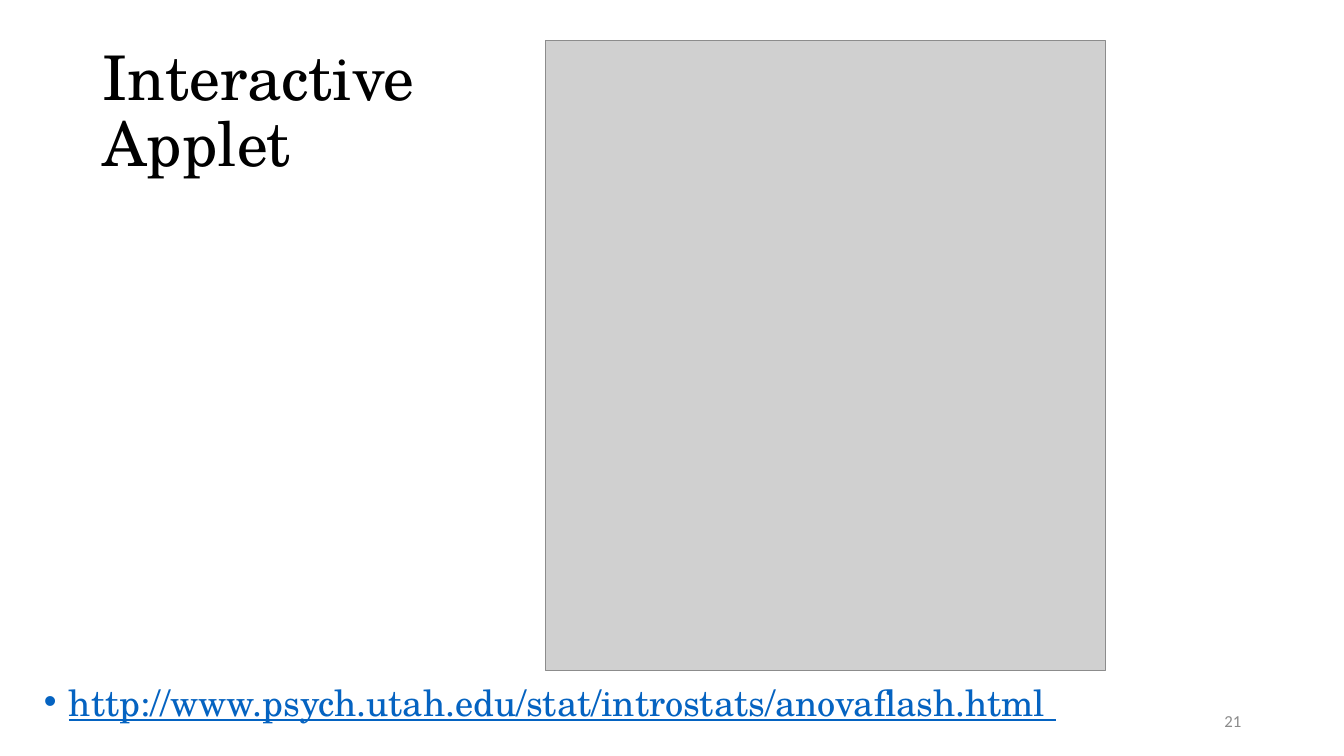
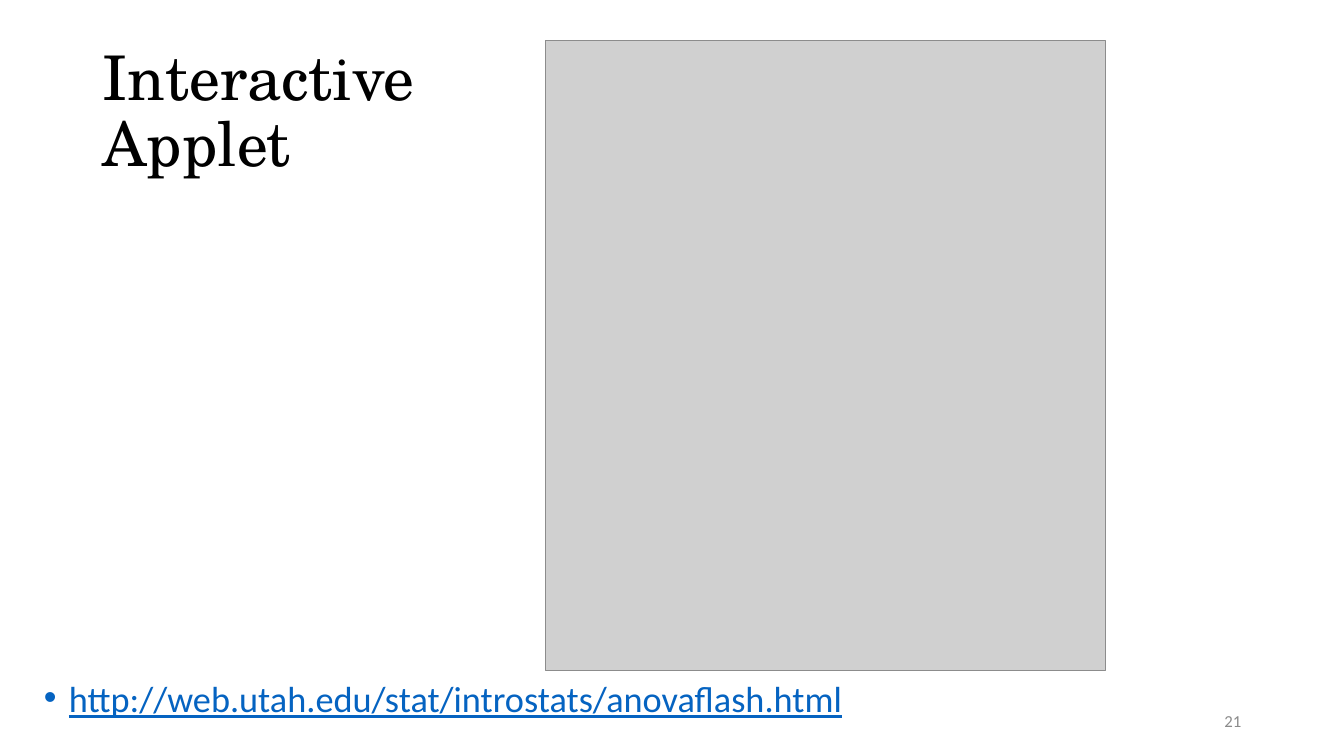
Before and after one commit to TysonStanley/EDUC-6600, a slide deck: slide 21 of Slides/u04_Ch12_oneANOVA.pptx. Drawn at 1344x756 pixels with LibreOffice and Linux fonts; fonts in the diff are those of the drawing; grey boxes stand for pictures. Boxes give left, top, right and bottom in pixels: in the first picture for what was removed or moved away, otherwise in the second. Text is boxed around its words. In the diff, an @@ line names an element or a change of style, - is before the commit and + after.

```diff
--- a/Slides/u04_Ch12_oneANOVA.pptx
+++ b/Slides/u04_Ch12_oneANOVA.pptx
@@ text at (69,686,842,718): text changed; font TeX Gyre Schola to Calibri @@
-• http://www.psych.utah.edu/stat/introstats/anovaflash.html
+• http://web.utah.edu/stat/introstats/anovaflash.html
```
Also in this commit, not shown: 2 other files.
